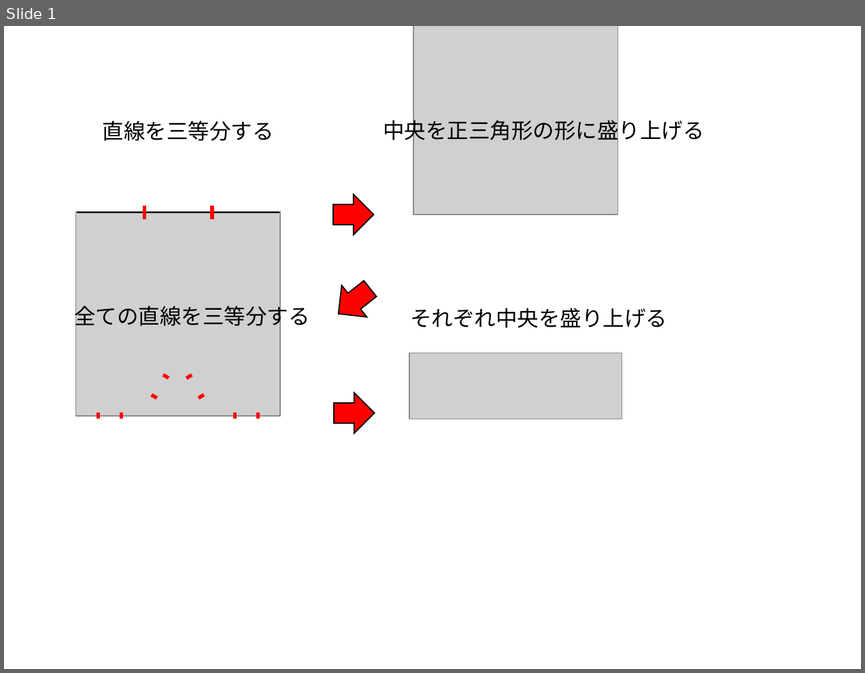
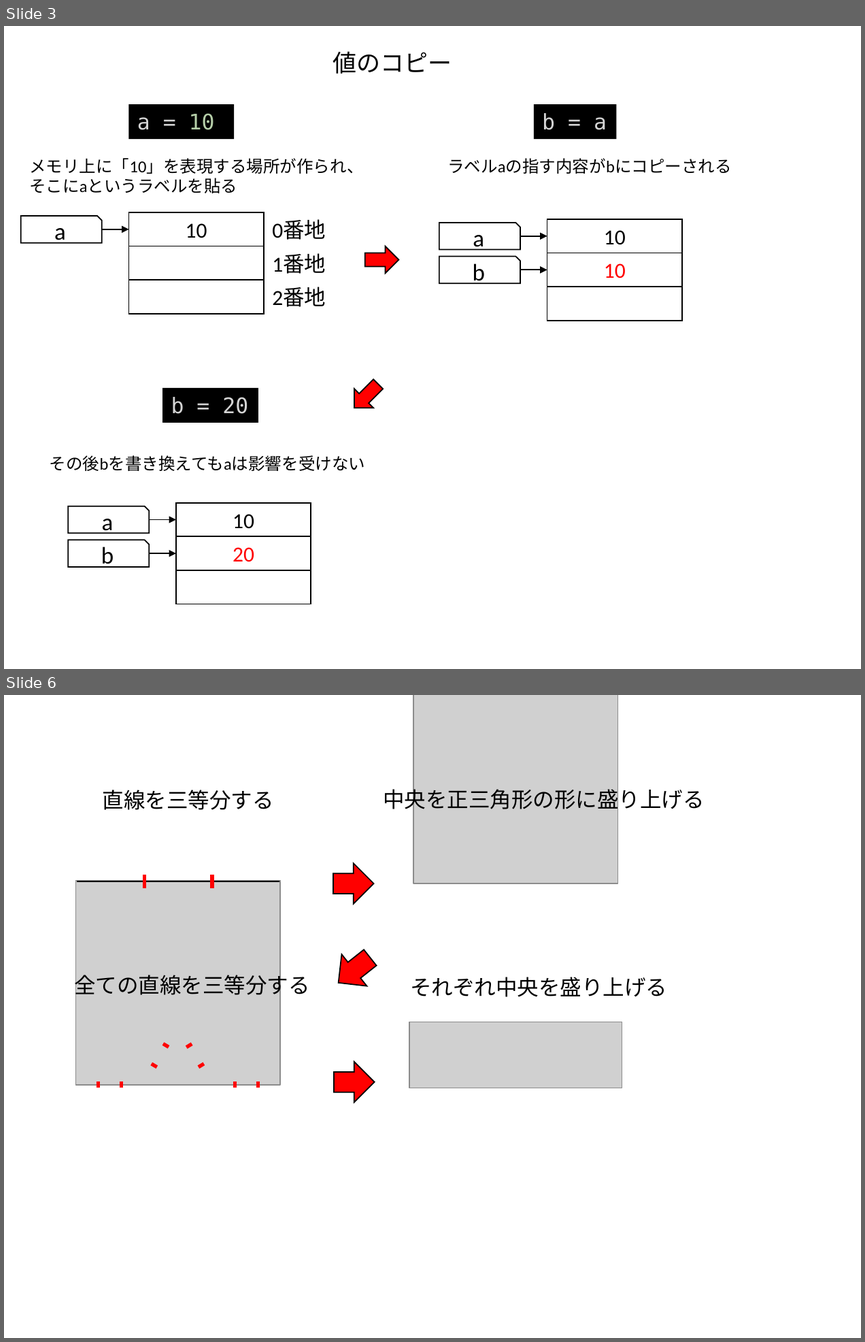
Before and after one commit to kaityo256/python_zero, a slide deck: list/fig/fig.pptx. Shown one above the other, each under a label of ours: slide 1 before the commit, slides 3 and 6 after it; the slides between them are not shown. The pictures are 865x673 and 865x1342 pixels, drawn with LibreOffice and Linux fonts; fonts in the diff are those of the drawing; grey boxes stand for pictures. Boxes give left, top, right and bottom in pixels: in the first picture for what was removed or moved away, otherwise in the second. Text is boxed around its words. In the diff, an @@ line names an element or a change of style, - is before the commit and + after.

```diff
--- a/list/fig/fig.pptx
+++ b/list/fig/fig.pptx
@@ slide 3 added at <box>4,26,861,669</box>, background #FFFFFF @@
@@ text added at <box>333,51,452,74</box>, 20 pt, text #000000 @@
+値のコピー
@@ rectangle added at <box>129,105,235,139</box>, fill #000000, 18 pt, text #D4D4D4 @@
+a = 10
@@ rectangle added at <box>534,105,616,139</box>, fill #000000, 18 pt, text #D4D4D4 @@
+b = a
@@ text added at <box>29,158,364,193</box>, 14 pt, text #000000 @@
+メモリ上に「10」を表現する場所が作られ、そこにaというラベルを貼る
@@ text added at <box>447,158,732,174</box>, 14 pt, text #000000 @@
+ラベルaの指す内容がbにコピーされる
@@ snip rect added at <box>21,215,102,242</box>, outline #000000 1 pt, 20 pt, text #000000 @@
+a
@@ arrow added from (102, 229) to (129, 229), #000000 1 pt @@
@@ rectangle added at <box>129,213,264,246</box>, outline #000000 1 pt, 18 pt, text #000000 @@
+10
@@ text added at <box>272,220,326,240</box>, 18 pt, text #000000 @@
+0番地
@@ snip rect added at <box>439,223,520,249</box>, outline #000000 1 pt, 20 pt, text #000000 @@
+a
@@ rectangle added at <box>547,219,682,252</box>, outline #000000 1 pt, 18 pt, text #000000 @@
+10
@@ rectangle added at <box>129,246,264,280</box>, outline #000000 1 pt @@
@@ right arrow added at <box>364,246,398,273</box>, fill #FF0000, outline #000000 1 pt @@
@@ arrow added from (520, 236) to (547, 236), #000000 1 pt @@
@@ text added at <box>272,253,326,274</box>, 18 pt, text #000000 @@
+1番地
@@ snip rect added at <box>439,257,520,283</box>, outline #000000 1 pt, 20 pt, text #000000 @@
+b
@@ arrow added from (520, 269) to (547, 269), #000000 1 pt @@
@@ rectangle added at <box>547,253,682,286</box>, outline #000000 1 pt, 18 pt, text #FF0000 @@
+10
@@ rectangle added at <box>129,280,264,313</box>, outline #000000 1 pt @@
@@ text added at <box>272,287,326,307</box>, 18 pt, text #000000 @@
+2番地
@@ rectangle added at <box>547,286,682,320</box>, outline #000000 1 pt @@
@@ rectangle added at <box>162,388,258,422</box>, fill #000000, 18 pt, text #D4D4D4 @@
+b = 20
@@ right arrow added at <box>345,375,388,417</box>, fill #FF0000, outline #000000 1 pt @@
@@ text added at <box>50,455,365,471</box>, 14 pt, text #000000 @@
+その後bを書き換えてもaは影響を受けない
@@ snip rect added at <box>68,506,149,533</box>, outline #000000 1 pt, 20 pt, text #000000 @@
+a
@@ rectangle added at <box>176,503,311,536</box>, outline #000000 1 pt, 18 pt, text #000000 @@
+10
@@ arrow added from (149, 520) to (176, 520), #000000 1 pt @@
@@ snip rect added at <box>68,539,149,566</box>, outline #000000 1 pt, 20 pt, text #000000 @@
+b
@@ arrow added from (149, 553) to (176, 553), #000000 1 pt @@
@@ rectangle added at <box>176,536,311,569</box>, outline #000000 1 pt, 18 pt, text #FF0000 @@
+20
@@ rectangle added at <box>176,570,311,603</box>, outline #000000 1 pt @@
@@ what was slide 1 is now slide 6 @@
```
Also in this commit, not shown: 4 other slides added, 22 other files.
